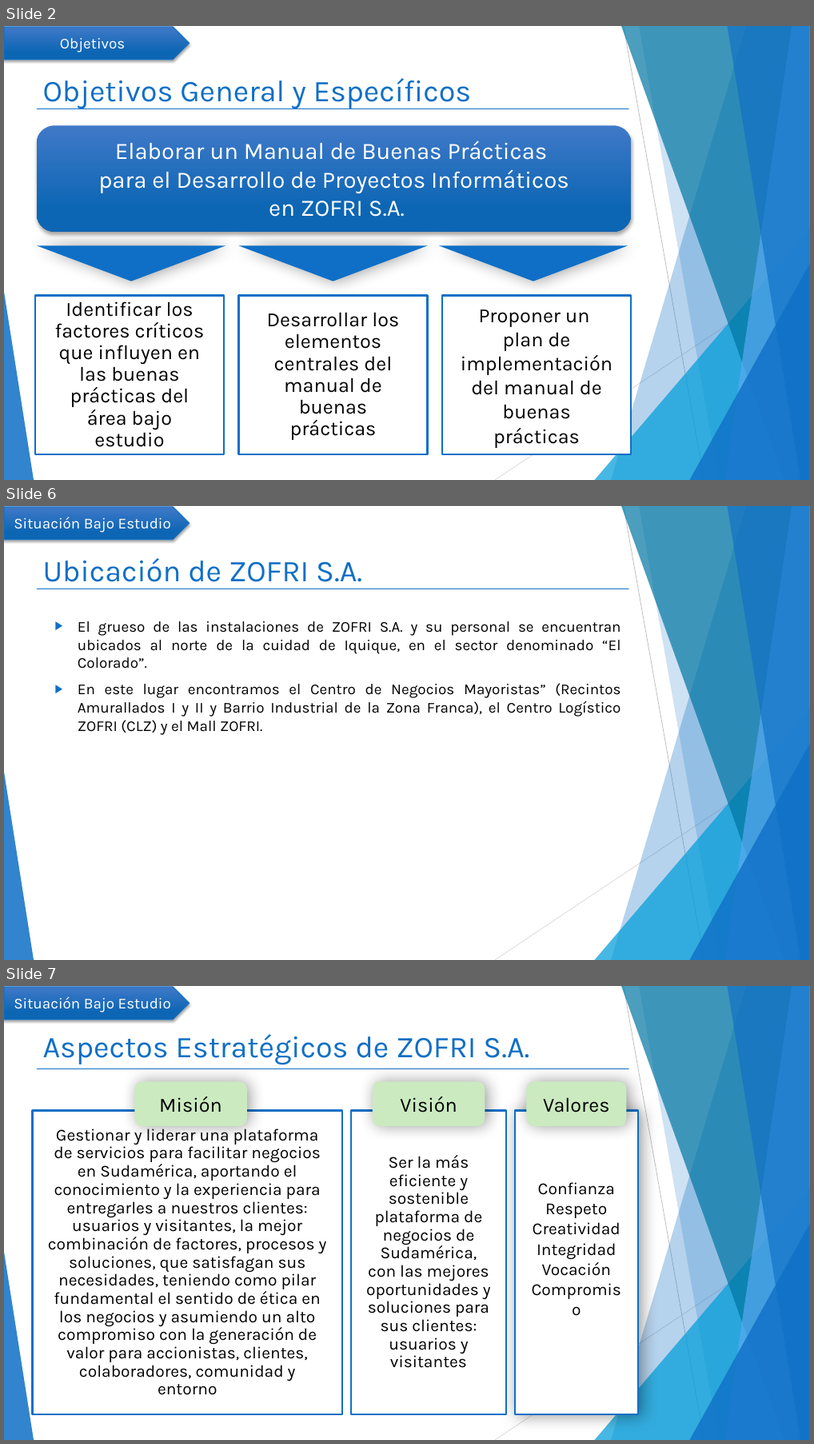
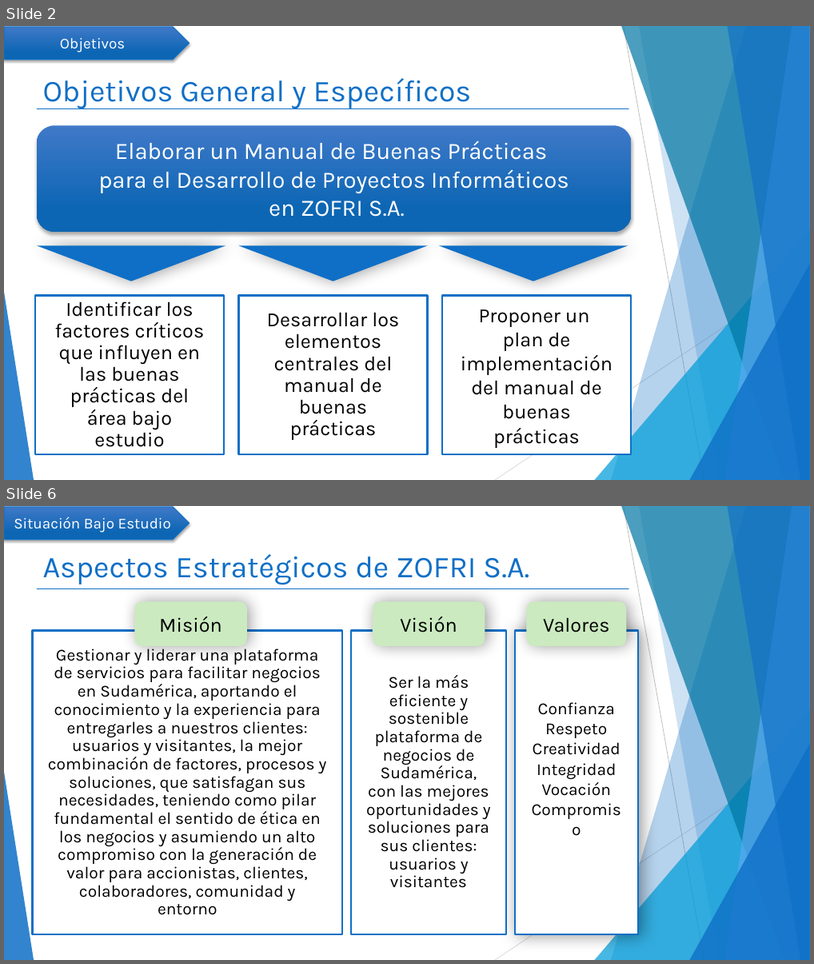
Before and after one commit to mcamara75/tituloUnap, a slide deck: 2018/TT IQQ 2018 Camara y Garay.pptx. Shown one above the other, each under a label of ours: slides 2, 6 and 7 before the commit, slides 2 and 6 after it; the slides between them are not shown. The pictures are 814x1444 and 814x964 pixels, drawn with LibreOffice and Linux fonts; fonts in the diff are those of the drawing. Boxes give left, top, right and bottom in pixels: in the first picture for what was removed or moved away, otherwise in the second. Text is boxed around its words. In the diff, an @@ line names an element or a change of style, - is before the commit and + after.

```diff
--- a/2018/TT IQQ 2018 Camara y Garay.pptx
+++ b/2018/TT IQQ 2018 Camara y Garay.pptx
@@ slide 6 removed at [4, 506, 810, 960], background #FFFFFF; not listed: 11 template elements that a slide beside it also shows @@
@@ pentagon arrow removed at [4, 507, 189, 540] @@
-Situación Bajo Estudio
@@ title removed at [43, 558, 362, 589] @@
-Ubicación de ZOFRI S.A.
@@ text removed at [78, 621, 621, 735] @@
-▶ El grueso de las instalaciones de ZOFRI S.A. y su personal se encuentran ubicados al norte de la cuidad de Iquique, en el sector denominado “El Colorado”.
-▶ En este lugar encontramos el Centro de Negocios Mayoristas” (Recintos Amurallados I y II y Barrio Industrial de la Zona Franca), el Centro Logístico ZOFRI (CLZ) y el Mall ZOFRI.
@@ what was slide 7 is now slide 6 @@
```
Also in this commit, not shown: 4 slides changed, 1 slide added, 2 other slides removed.
